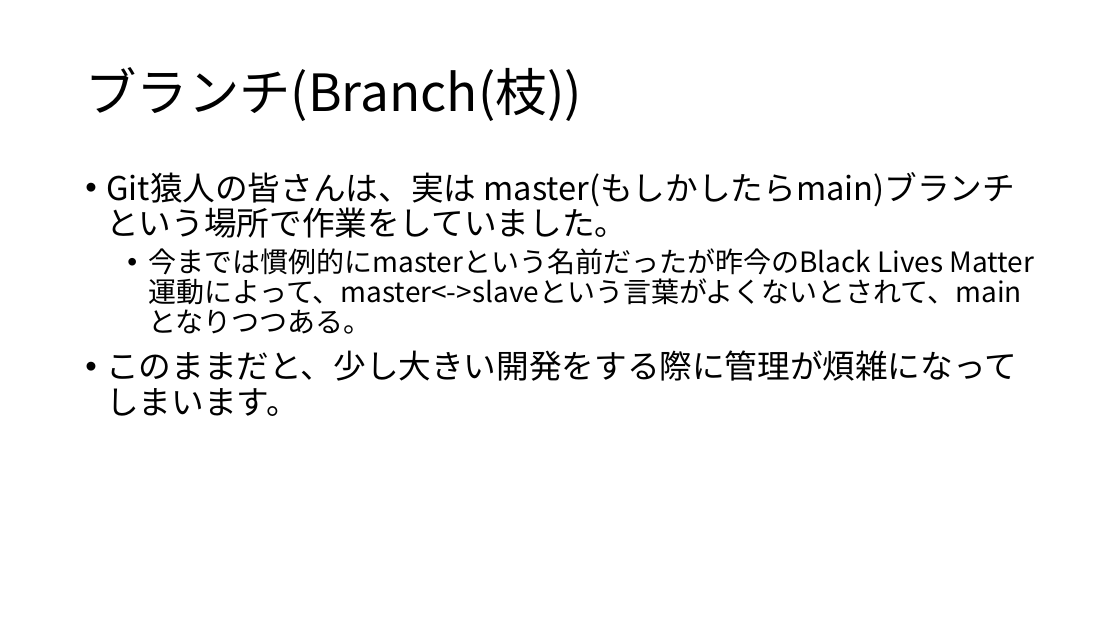
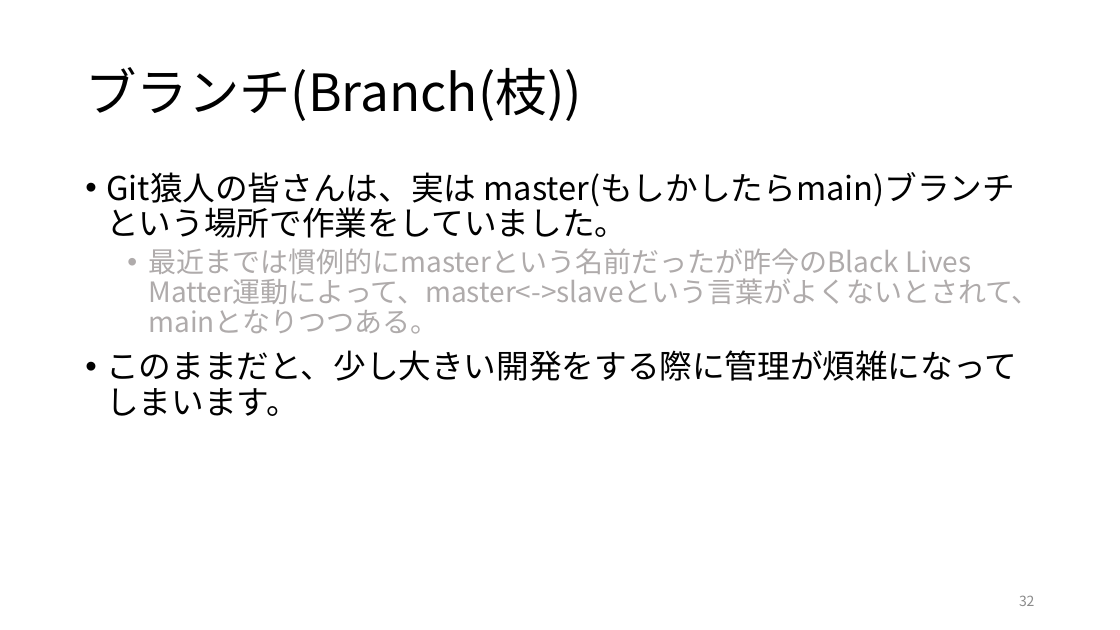
Before and after one commit to maru0519/git-edu, a slide deck: slide 32 of siryou.pptx (slide 31 before the commit). Drawn at 1120x630 pixels with LibreOffice and Linux fonts; fonts in the diff are those of the drawing. Boxes give left, top, right and bottom in pixels: in the first picture for what was removed or moved away, otherwise in the second. Text is boxed around its words. In the diff, an @@ line names an element or a change of style, - is before the commit and + after.

```diff
--- a/siryou.pptx
+++ b/siryou.pptx
@@ text at (148, 248, 1040, 334): text changed; text colour #000000 to #AFABAB @@
-  • 今までは慣例的にmasterという名前だったが昨今のBlack Lives Matter運動によって、master<->slaveという言葉がよくないとされて、mainとなりつつある。
+  • 最近までは慣例的にmasterという名前だったが昨今のBlack Lives Matter運動によって、master<->slaveという言葉がよくないとされて、mainとなりつつある。
@@ page number added at (1019, 595, 1035, 606), 12 pt, text #8C8C8C @@
+32
```
Also in this commit, not shown: 63 other slides changed, 3 slides added, 1 slide removed.
